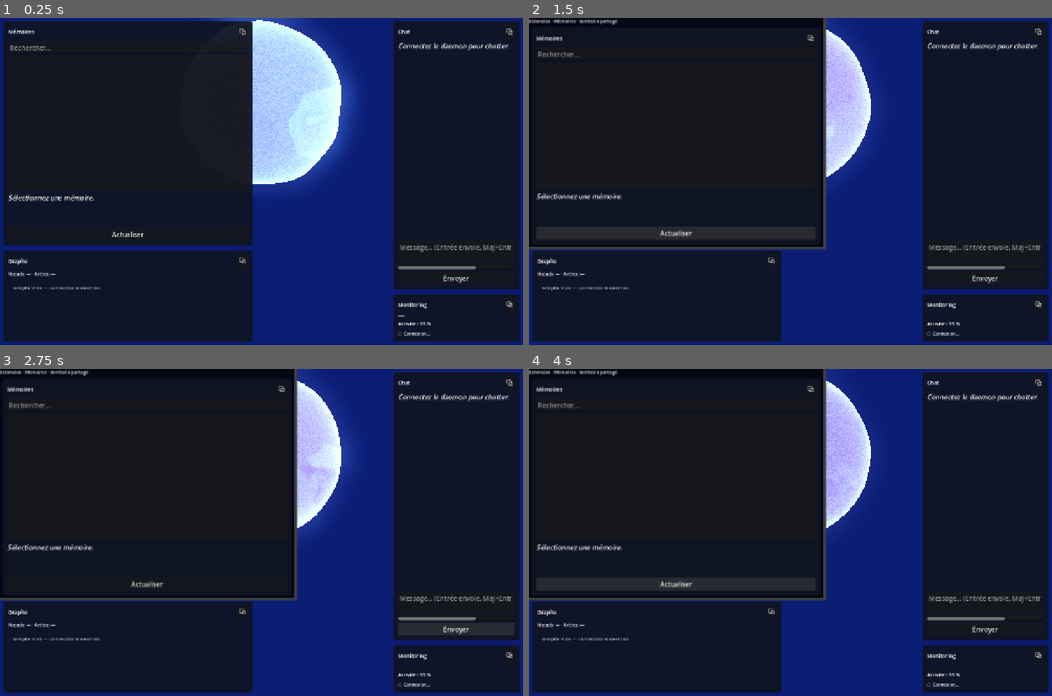
Above: before the commit, frames 1-4 (two rows, left to right).
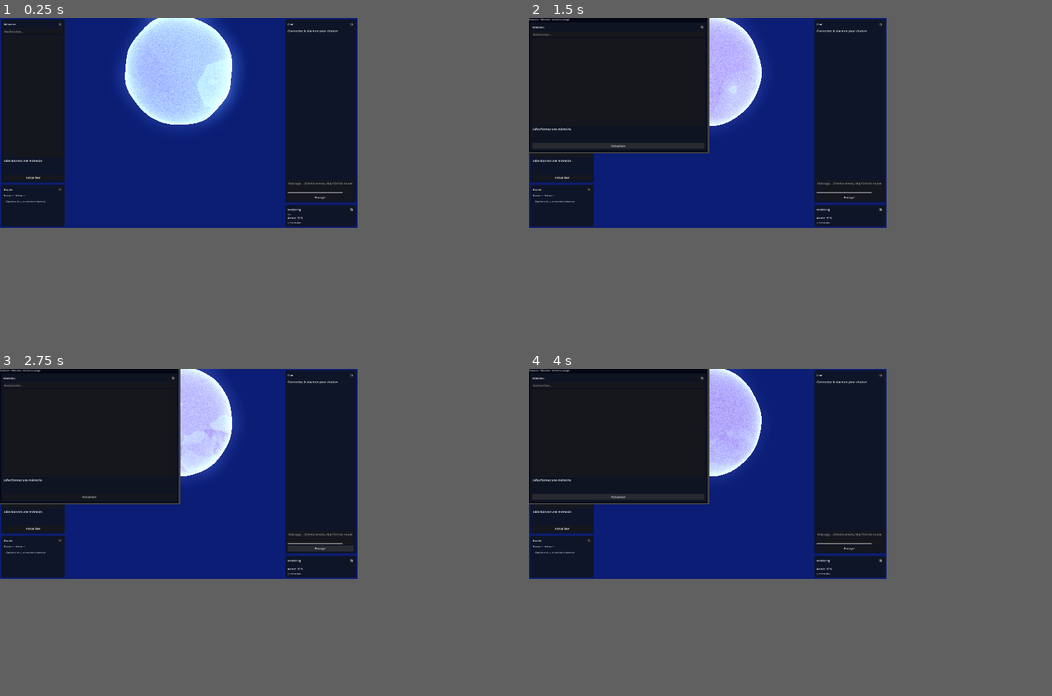
Above: after the commit, the same moments.

Repository: SovenLabs/orchestrateur
Game: Godot game, scene res://scenes/MainTerritory.tscn
The game is run twice, just before and just after one commit, with the same random seed, the same clock (stepped at 60 frames per second) and the same inputs.
Inputs:
- Up to frame 1 (0.25 s): no input
- Up to frame 2 (1.5 s): click "⧉" at 0.5 s; click "Actualiser" at 1.25 s
- Up to frame 3 (2.75 s): click "Envoyer" at 2 s
- Up to frame 4 (4 s): click "⧉" at 2.75 s; click "Actualiser" at 3.5 s
The window is 800x500 before the commit and 547x321 after it. Grey fills any space a smaller window leaves; there, only what the larger window draws over its background counts as a difference.

The runs differ from the first frame. In frame 1, 54% of the frame differs, in the area x 0-100%, y 0-100%; in frame 2, 46%; in frame 3, 45%; in frame 4, 46%.

Commit message:
feat(godot): fenetre responsive 1920x1080 avec layout proportionnel
- Colonnes gauche/droite ancrees, centre libre pour la boule 3D
- DockLayout en ratios + recalcul au resize viewport
- Resolution par defaut 1920x1080, min 1024x600, stretch expand
- FOV camera adapte a l'aspect ratio

Diff:
--- a/territoire-graphique/godot-project/project.godot
+++ b/territoire-graphique/godot-project/project.godot
@@ -28,9 +28,13 @@
 
 [display]
 
-window/size/viewport_width=1280
-window/size/viewport_height=800
+window/size/viewport_width=1920
+window/size/viewport_height=1080
+window/size/min_width=1024
+window/size/min_height=600
+window/size/resizable=true
 window/stretch/mode="canvas_items"
+window/stretch/aspect="expand"
 
 [editor_plugins]
 
--- a/territoire-graphique/godot-project/scenes/MainTerritory.tscn
+++ b/territoire-graphique/godot-project/scenes/MainTerritory.tscn
@@ -17,17 +17,18 @@
 [node name="TerritoryManager" type="Node" parent="."]
 script = ExtResource("2_manager")
 brain_sphere = NodePath("../BrainSphere")
-monitoring_panel = NodePath("../UI/DockRoot/HSplit/RightSplit/MonitoringPanel")
-chat_panel = NodePath("../UI/DockRoot/HSplit/RightSplit/ChatPanel")
-memory_list_panel = NodePath("../UI/DockRoot/HSplit/LeftSplit/MemoryListPanel")
-graph_panel = NodePath("../UI/DockRoot/HSplit/LeftSplit/GraphPanel")
+monitoring_panel = NodePath("../UI/DockRoot/LayoutHost/RightColumn/RightSplit/MonitoringPanel")
+chat_panel = NodePath("../UI/DockRoot/LayoutHost/RightColumn/RightSplit/ChatPanel")
+memory_list_panel = NodePath("../UI/DockRoot/LayoutHost/LeftColumn/LeftSplit/MemoryListPanel")
+graph_panel = NodePath("../UI/DockRoot/LayoutHost/LeftColumn/LeftSplit/GraphPanel")
 dock_layout = NodePath("../DockLayout")
 
 [node name="DockLayout" type="Node" parent="."]
 script = ExtResource("3_layout")
-h_split = NodePath("../UI/DockRoot/HSplit")
-left_v = NodePath("../UI/DockRoot/HSplit/LeftSplit")
-right_v = NodePath("../UI/DockRoot/HSplit/RightSplit")
+left_column = NodePath("../UI/DockRoot/LayoutHost/LeftColumn")
+right_column = NodePath("../UI/DockRoot/LayoutHost/RightColumn")
+left_v = NodePath("../UI/DockRoot/LayoutHost/LeftColumn/LeftSplit")
+right_v = NodePath("../UI/DockRoot/LayoutHost/RightColumn/RightSplit")
 
 [node name="WorldEnvironment" type="WorldEnvironment" parent="."]
 script = ExtResource("10_postfx")
@@ -56,49 +57,66 @@
 theme_override_constants/margin_right = 8
 theme_override_constants/margin_bottom = 8
 
-[node name="HSplit" type="HSplitContainer" parent="UI/DockRoot"]
-unique_name_in_owner = true
+[node name="LayoutHost" type="Control" parent="UI/DockRoot"]
 layout_mode = 2
 size_flags_horizontal = 3
 size_flags_vertical = 3
-split_offset = 300
+mouse_filter = 2
 
-[node name="LeftSplit" type="VSplitContainer" parent="UI/DockRoot/HSplit"]
+[node name="LeftColumn" type="Control" parent="UI/DockRoot/LayoutHost"]
+layout_mode = 1
+anchors_preset = 9
+anchor_bottom = 1.0
+offset_right = 340.0
+grow_vertical = 2
+mouse_filter = 2
+
+[node name="LeftSplit" type="VSplitContainer" parent="UI/DockRoot/LayoutHost/LeftColumn"]
 unique_name_in_owner = true
-custom_minimum_size = Vector2(260, 0)
-layout_mode = 2
-size_flags_horizontal = 3
-split_offset = 220
+layout_mode = 1
+anchors_preset = 15
+anchor_right = 1.0
+anchor_bottom = 1.0
+grow_horizontal = 2
+grow_vertical = 2
+split_offset = 500
 
-[node name="MemoryListPanel" parent="UI/DockRoot/HSplit/LeftSplit" instance=ExtResource("5_memory")]
+[node name="MemoryListPanel" parent="UI/DockRoot/LayoutHost/LeftColumn/LeftSplit" instance=ExtResource("5_memory")]
 unique_name_in_owner = true
 layout_mode = 2
 size_flags_vertical = 3
 
-[node name="GraphPanel" parent="UI/DockRoot/HSplit/LeftSplit" instance=ExtResource("6_graph")]
+[node name="GraphPanel" parent="UI/DockRoot/LayoutHost/LeftColumn/LeftSplit" instance=ExtResource("6_graph")]
 unique_name_in_owner = true
 layout_mode = 2
 size_flags_vertical = 3
 
-[node name="CenterSpacer" type="Control" parent="UI/DockRoot/HSplit"]
-layout_mode = 2
-size_flags_horizontal = 3
-size_flags_stretch_ratio = 2.0
+[node name="RightColumn" type="Control" parent="UI/DockRoot/LayoutHost"]
+layout_mode = 1
+anchors_preset = 11
+anchor_left = 1.0
+anchor_right = 1.0
+anchor_bottom = 1.0
+offset_left = -380.0
+grow_vertical = 2
 mouse_filter = 2
 
-[node name="RightSplit" type="VSplitContainer" parent="UI/DockRoot/HSplit"]
+[node name="RightSplit" type="VSplitContainer" parent="UI/DockRoot/LayoutHost/RightColumn"]
 unique_name_in_owner = true
-custom_minimum_size = Vector2(280, 0)
-layout_mode = 2
-size_flags_horizontal = 3
-split_offset = 280
+layout_mode = 1
+anchors_preset = 15
+anchor_right = 1.0
+anchor_bottom = 1.0
+grow_horizontal = 2
+grow_vertical = 2
+split_offset = 540
 
-[node name="ChatPanel" parent="UI/DockRoot/HSplit/RightSplit" instance=ExtResource("7_chat")]
+[node name="ChatPanel" parent="UI/DockRoot/LayoutHost/RightColumn/RightSplit" instance=ExtResource("7_chat")]
 unique_name_in_owner = true
 layout_mode = 2
 size_flags_vertical = 3
 
-[node name="MonitoringPanel" parent="UI/DockRoot/HSplit/RightSplit" instance=ExtResource("8_monitor")]
+[node name="MonitoringPanel" parent="UI/DockRoot/LayoutHost/RightColumn/RightSplit" instance=ExtResource("8_monitor")]
 unique_name_in_owner = true
 layout_mode = 2
 size_flags_vertical = 3
--- a/territoire-graphique/godot-project/scripts/dock_layout.gd
+++ b/territoire-graphique/godot-project/scripts/dock_layout.gd
@@ -1,21 +1,82 @@
 class_name DockLayout
 extends Node
-## Sauvegarde / restauration des séparateurs de panneaux (préparation Phase 18).
+## Layout responsive — ratios proportionnels au redimensionnement fenêtre.
 
 const LAYOUT_PATH := "user://territory_layout.json"
+const LEGACY_WIDTH := 1280.0
+const DESIGN_WIDTH := 1920.0
 
-@export var h_split: HSplitContainer
+const DEFAULT_LEFT_RATIO := 340.0 / DESIGN_WIDTH
+const DEFAULT_RIGHT_RATIO := 380.0 / DESIGN_WIDTH
+const DEFAULT_LEFT_V_RATIO := 0.48
+const DEFAULT_RIGHT_V_RATIO := 0.52
+
+const MIN_LEFT_W := 260
+const MIN_RIGHT_W := 280
+const MIN_CENTER_W := 320
+
+@export var left_column: Control
+@export var right_column: Control
 @export var left_v: VSplitContainer
 @export var right_v: VSplitContainer
 
+var _left_ratio := DEFAULT_LEFT_RATIO
+var _right_ratio := DEFAULT_RIGHT_RATIO
+var _left_v_ratio := DEFAULT_LEFT_V_RATIO
+var _right_v_ratio := DEFAULT_RIGHT_V_RATIO
+var _applying := false
+
+
+func _ready() -> void:
+	restore()
+	var vp := get_viewport()
+	if vp and not vp.size_changed.is_connected(_on_viewport_resized):
+		vp.size_changed.connect(_on_viewport_resized)
+	if left_v and not left_v.dragged.is_connected(_on_left_v_dragged):
+		left_v.dragged.connect(_on_left_v_dragged)
+	if right_v and not right_v.dragged.is_connected(_on_right_v_dragged):
+		right_v.dragged.connect(_on_right_v_dragged)
+	call_deferred("apply_layout")
+
+
+func apply_layout() -> void:
+	if _applying:
+		return
+	_applying = true
+
+	var vp_size := get_viewport().get_visible_rect().size
+	var total_w := vp_size.x
+	var total_h := maxf(vp_size.y, 1.0)
+
+	if total_w > 0.0:
+		var left_w := _clamp_side_width(int(total_w * _left_ratio), MIN_LEFT_W, total_w)
+		var right_w := _clamp_side_width(int(total_w * _right_ratio), MIN_RIGHT_W, total_w - left_w - MIN_CENTER_W)
+		if left_w + right_w + MIN_CENTER_W > int(total_w):
+			var overflow := left_w + right_w + MIN_CENTER_W - int(total_w)
+			right_w = maxi(MIN_RIGHT_W, right_w - overflow)
+
+		if left_column:
+			left_column.offset_right = left_w
+		if right_column:
+			right_column.offset_left = -right_w
+			right_column.offset_right = 0
+
+	if left_v:
+		left_v.split_offset = maxi(160, int(total_h * _left_v_ratio))
+	if right_v:
+		right_v.split_offset = maxi(160, int(total_h * _right_v_ratio))
+
+	_applying = false
+
 
 func save() -> void:
-	if not h_split:
-		return
+	_capture_ratios_from_controls()
 	var data := {
-		"h_split": h_split.split_offset,
-		"left_v": left_v.split_offset if left_v else 200,
-		"right_v": right_v.split_offset if right_v else 220,
+		"version": 2,
+		"left_ratio": _left_ratio,
+		"right_ratio": _right_ratio,
+		"left_v_ratio": _left_v_ratio,
+		"right_v_ratio": _right_v_ratio,
 	}
 	var f := FileAccess.open(LAYOUT_PATH, FileAccess.WRITE)
 	if f:
@@ -31,9 +92,61 @@
 	var data = JSON.parse_string(f.get_as_text())
 	if typeof(data) != TYPE_DICTIONARY:
 		return
-	if h_split and data.has("h_split"):
-		h_split.split_offset = int(data["h_split"])
-	if left_v and data.has("left_v"):
-		left_v.split_offset = int(data["left_v"])
-	if right_v and data.has("right_v"):
-		right_v.split_offset = int(data["right_v"])
+
+	if int(data.get("version", 1)) >= 2:
+		_left_ratio = float(data.get("left_ratio", DEFAULT_LEFT_RATIO))
+		_right_ratio = float(data.get("right_ratio", DEFAULT_RIGHT_RATIO))
+		_left_v_ratio = float(data.get("left_v_ratio", DEFAULT_LEFT_V_RATIO))
+		_right_v_ratio = float(data.get("right_v_ratio", DEFAULT_RIGHT_V_RATIO))
+	else:
+		_migrate_legacy_layout(data)
+
+
+func _migrate_legacy_layout(data: Dictionary) -> void:
+	if data.has("h_split"):
+		_left_ratio = clampf(float(data["h_split"]) / LEGACY_WIDTH, 0.12, 0.35)
+	if data.has("right_v"):
+		_right_v_ratio = clampf(float(data["right_v"]) / 800.0, 0.25, 0.75)
+	if data.has("left_v"):
+		_left_v_ratio = clampf(float(data["left_v"]) / 800.0, 0.25, 0.75)
+	_right_ratio = DEFAULT_RIGHT_RATIO
+
+
+func _capture_ratios_from_controls() -> void:
+	var vp_w := get_viewport().get_visible_rect().size.x
+	if vp_w <= 0.0:
+		return
+	if left_column:
+		_left_ratio = clampf(left_column.size.x / vp_w, 0.12, 0.35)
+	if right_column:
+		_right_ratio = clampf(right_column.size.x / vp_w, 0.12, 0.35)
+	var vp_h := get_viewport().get_visible_rect().size.y
+	if vp_h > 0.0:
+		if left_v:
+			_left_v_ratio = clampf(left_v.split_offset / vp_h, 0.2, 0.8)
+		if right_v:
+			_right_v_ratio = clampf(right_v.split_offset / vp_h, 0.2, 0.8)
+
+
+func _clamp_side_width(desired: int, minimum: int, max_available: float) -> int:
+	return clampi(desired, minimum, int(max_available))
+
+
+func _on_viewport_resized() -> void:
+	apply_layout()
+
+
+func _on_left_v_dragged(_offset: int) -> void:
+	if _applying:
+		return
+	var vp_h := get_viewport().get_visible_rect().size.y
+	if vp_h > 0.0 and left_v:
+		_left_v_ratio = clampf(left_v.split_offset / vp_h, 0.2, 0.8)
+
+
+func _on_right_v_dragged(_offset: int) -> void:
+	if _applying:
+		return
+	var vp_h := get_viewport().get_visible_rect().size.y
+	if vp_h > 0.0 and right_v:
+		_right_v_ratio = clampf(right_v.split_offset / vp_h, 0.2, 0.8)
--- a/territoire-graphique/godot-project/scripts/main.gd
+++ b/territoire-graphique/godot-project/scripts/main.gd
@@ -1,10 +1,38 @@
 extends Node3D
-## Fenêtre principale — seule scène autorisée à héberger la Boule de Pixels.
+## Fenêtre principale — Boule + layout responsive 1920×1080.
+
+const MIN_WINDOW := Vector2i(1024, 600)
 
 @onready var _daemon: TerritoryDaemonClient = $DaemonClient
+@onready var _camera: Camera3D = $Camera3D
 
 
 func _ready() -> void:
+	_configure_window()
 	WindowManager.register_main(self)
 	if _daemon:
 		_daemon.configure_window("main", ["chat", "memory", "graph", "monitoring"])
+	var vp := get_viewport()
+	if vp and not vp.size_changed.is_connected(_on_viewport_resized):
+		vp.size_changed.connect(_on_viewport_resized)
+	call_deferred("_on_viewport_resized")
+
+
+func _configure_window() -> void:
+	var win := get_window()
+	if not win:
+		return
+	win.min_size = MIN_WINDOW
+	if win.size.x < MIN_WINDOW.x or win.size.y < MIN_WINDOW.y:
+		win.size = Vector2i(1920, 1080)
+
+
+func _on_viewport_resized() -> void:
+	if not _camera:
+		return
+	var size := get_viewport().get_visible_rect().size
+	if size.y <= 0.0:
+		return
+	var aspect := size.x / size.y
+	# Légère adaptation FOV pour garder la boule bien cadrée.
+	_camera.fov = clampf(lerpf(58.0, 48.0, inverse_lerp(1.2, 2.2, aspect)), 44.0, 62.0)
--- a/territoire-graphique/godot-project/scripts/window_manager.gd
+++ b/territoire-graphique/godot-project/scripts/window_manager.gd
@@ -35,8 +35,8 @@
 
 	var win := Window.new()
 	win.title = "Territoire — %s" % PanelRegistry.title_for(panel_id)
-	win.size = Vector2i(720, 560)
-	win.min_size = Vector2i(420, 320)
+	win.size = Vector2i(960, 720)
+	win.min_size = Vector2i(480, 360)
 	win.close_requested.connect(_on_extension_close_requested.bind(panel_id))
 
 	var content: Control = packed.instantiate()
